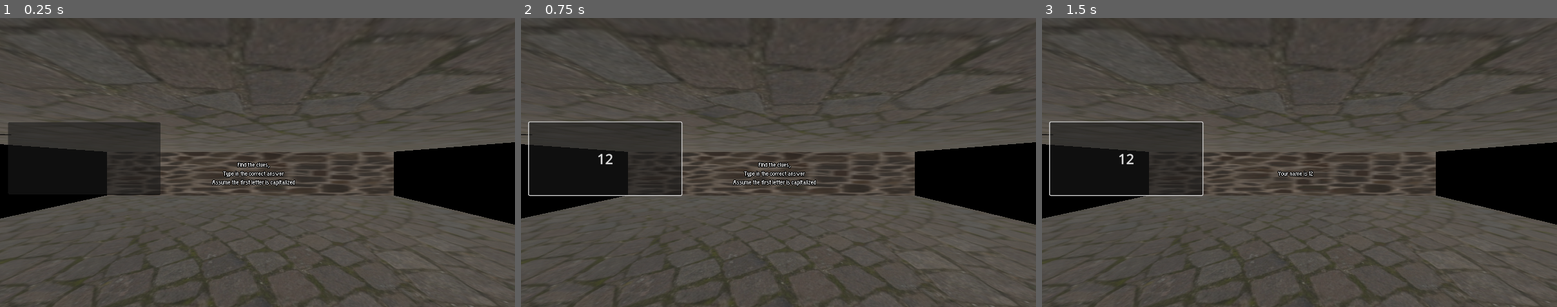
Above: before the commit, frames 1-3 (left to right).
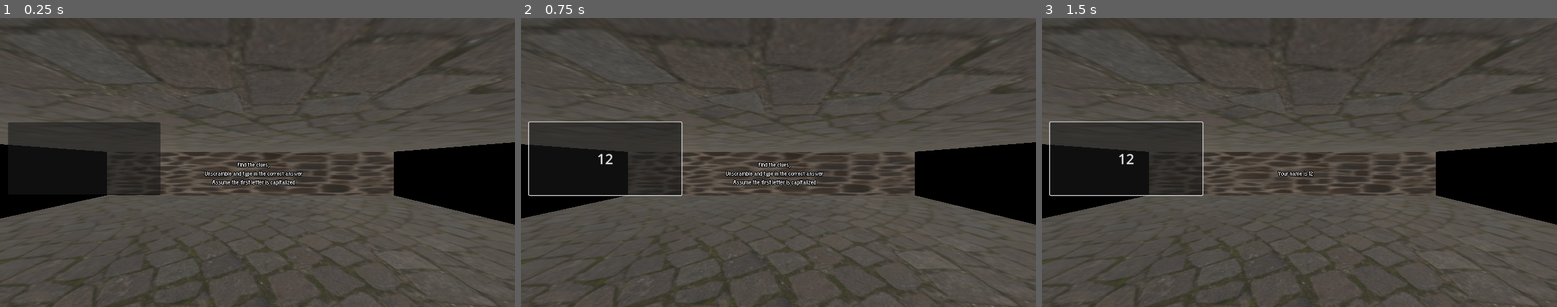
Above: after the commit, the same moments.

Repository: CISC204-S25/final-project-team-4
Game: Godot game, scene res://Scenes/dungeon.tscn
Same seed, same stepped clock (60 frames per second), same inputs: the game is played once before the commit and once after it.
Inputs (mouse positions are in pixels of both pictures, inside the frame that each line leads up to):
- Up to frame 1 (0.25 s): no input
- Up to frame 2 (0.75 s): click (603, 159) at 0.52 s; type "12" at 0.6 s
- Up to frame 3 (1.5 s): tap Enter (ui_accept) at 1.25 s

The runs differ from the first frame. In frame 1, 0.3% of the frame differs, in the area x 0-59%, y 40-56%; in frame 2, 0.3%; in frame 3, less than 0.1%.

Commit message:
FIXED DA CODE
changed to adjust to new code words and such

Diff:
--- a/Scenes/TypingBox.tscn
+++ b/Scenes/TypingBox.tscn
@@ -9,7 +9,7 @@
 [node name="Label3D" type="Label3D" parent="."]
 transform = Transform3D(1, 0, 0, 0, 1, 0, 0, 0, 1, 0, 0, 0.0116575)
 text = "Find the clues,
-Type in the correct answer
+Unscramble and type in the correct answer
 Assume the first letter is capitalized"
 font = ExtResource("2_xxpqr")
 autowrap_mode = 3
--- a/Scenes/dungeon.tscn
+++ b/Scenes/dungeon.tscn
@@ -461,25 +461,25 @@
 
 [node name="Room one code" type="Label3D" parent="."]
 transform = Transform3D(-0.0012741, 0, -0.999999, 0, 1, 0, 0.999999, 0, -0.0012741, 3.26688, 0.971947, -1.11726)
-text = "21----------------------
-
-		-------19
-
-18---------------------------"
+text = "12
+
+		                 16
+
+---------------------------"
 font_size = 28
 
 [node name="Label3D" type="Label3D" parent="Room one code"]
 transform = Transform3D(-0.00523594, -0.999987, 4.37108e-08, 0, -4.37114e-08, -1, 0.999988, -0.00523594, 2.2887e-10, -0.318018, 0.529239, 5.88985)
+visible = false
 text = "---------------------2
 5---------------------
 ------------8"
 
 [node name="Label3D2" type="Label3D" parent="Room one code"]
 transform = Transform3D(-0.999981, 0.00349074, -0.00523592, -0.00523592, 9.13872e-06, 0.999987, 0.00349074, 0.999994, 9.13872e-06, 3.54348, -0.466401, 5.84122)
-text = "21-------------------------
-6-----------------
----------------24
-------------------------------23"
+text = "
+---------------10
+------------------------------18"
 
 [node name="Room two code" type="Label3D" parent="."]
 transform = Transform3D(1, 0, 0, 0, 1, 0, 0, 0, 1, -2.47922, 0.967518, 12.7715)
--- a/Scripts/main.gd
+++ b/Scripts/main.gd
@@ -2,7 +2,7 @@
 
 
 
-var correct_words = ["Extraction", "Literacy", "Chicken"]
+var correct_words = ["Gold", "Cavern", "Chicken"]
 var current_level = 0
 
 
